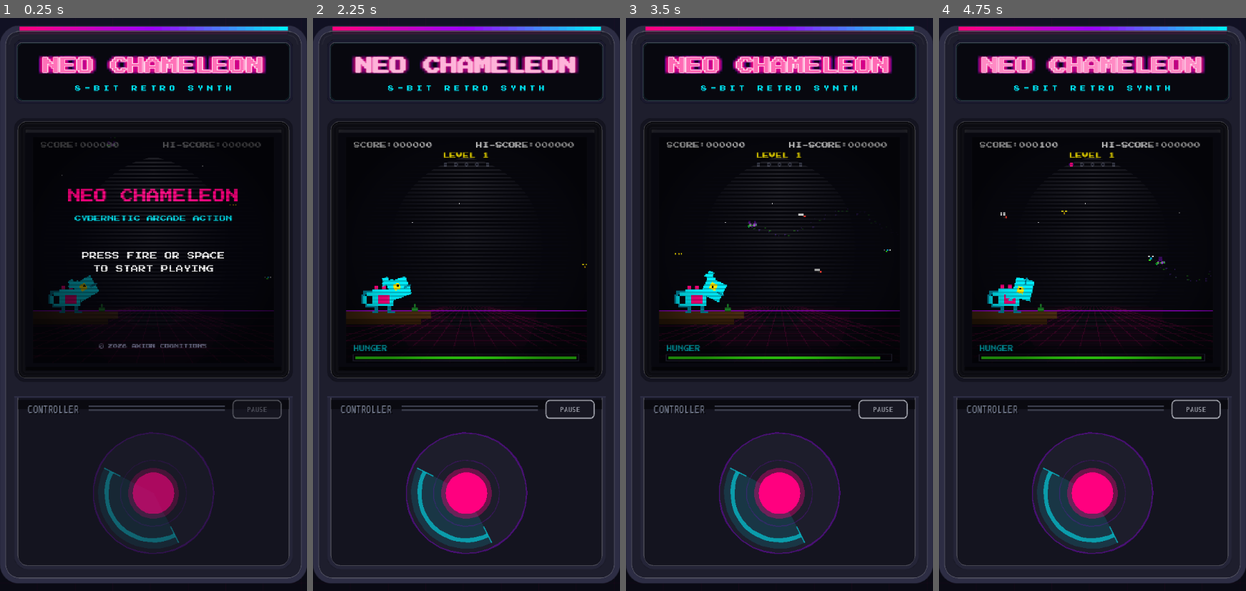
Above: before the commit, frames 1-4 (left to right).
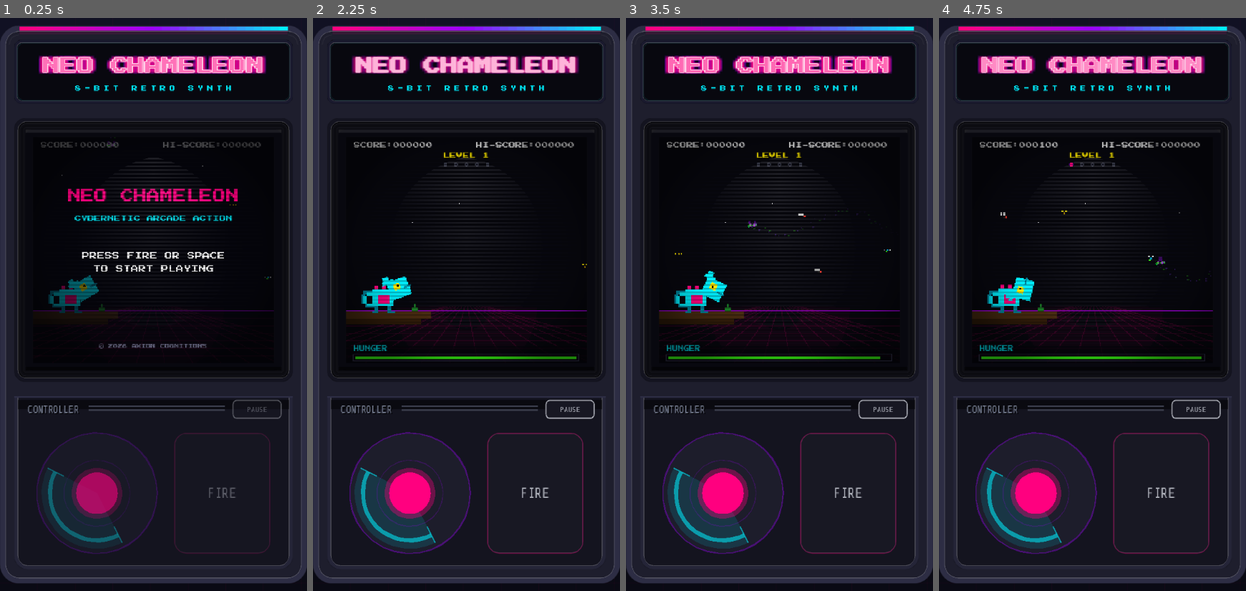
Above: after the commit, the same moments.

Repository: nyapp/chameleon
Game: Godot game, scene res://scenes/CabinetScene.tscn
Two runs of this game, one before a commit and one after it. Both use one fixed random seed, a clock stepped at 60 frames per second and the inputs below.
Inputs (mouse positions are in pixels of both pictures, inside the frame that each line leads up to):
- Up to frame 1 (0.25 s): no input
- Up to frame 2 (2.25 s): tap Enter at 0.5 s; drag from (466, 493) to (497, 178) at 0.52 s; drag from (570, 407) to (451, 419) at 1.27 s; move the mouse to (497, 178) at 2.02 s; hold Right (aim_right) from 2.03 s (still down); click (497, 178) at 2.17 s
- Up to frame 3 (3.5 s): release Right (aim_right) at 2.75 s; drag from (764, 419) to (687, 218) at 2.77 s
- Up to frame 4 (4.75 s): move the mouse to (1184, 390) at 3.52 s; hold Down (aim_down) 3.53-4.25 s; click (1184, 390) at 3.67 s; tap Space at 3.77 s; drag from (1000, 218) to (1046, 161) at 4.27 s

The runs differ from the first frame. In frame 1, 3.7% of the frame differs, in the area x 11-89%, y 72-94%; in frame 2, 6.2%; in frame 3, 6.2%; in frame 4, 6.2%.

Commit message:
feat: add CabinetFireButton to CabinetScene, update layout for improved control positioning, and implement fire button functionality in game logic

Diff:
--- a/scenes/CabinetScene.tscn
+++ b/scenes/CabinetScene.tscn
@@ -9,6 +9,7 @@
 [ext_resource type="Script" uid="uid://bhj87lcup12po" path="res://scripts/CabinetControlDeck.gd" id="7_deck"]
 [ext_resource type="Script" uid="uid://0nkjlt4rcl4m" path="res://scripts/VirtualAnalogStick.gd" id="8_stick"]
 [ext_resource type="Script" uid="uid://horu74i16gws" path="res://scripts/CabinetPauseButton.gd" id="9_pause"]
+[ext_resource type="Script" uid="uid://d0j5vojbokfc" path="res://scripts/CabinetFireButton.gd" id="11_fire"]
 [ext_resource type="Script" uid="uid://c6qghfvyxr05g" path="res://scripts/CabinetPauseOverlay.gd" id="10_pause_overlay"]
 
 [sub_resource type="ShaderMaterial" id="ShaderMaterial_crt"]
@@ -107,11 +108,20 @@
 [node name="VirtualAnalogStick" type="Control" parent="CabinetInner/ControlDeck" unique_id=1690637287]
 custom_minimum_size = Vector2(128, 128)
 anchors_preset = 0
-offset_left = 84.0
+offset_left = 24.0
 offset_top = 39.0
-offset_right = 212.0
+offset_right = 152.0
 offset_bottom = 167.0
 script = ExtResource("8_stick")
+
+[node name="CabinetFireButton" type="Control" parent="CabinetInner/ControlDeck"]
+custom_minimum_size = Vector2(102, 128)
+anchors_preset = 0
+offset_left = 170.0
+offset_top = 39.0
+offset_right = 272.0
+offset_bottom = 167.0
+script = ExtResource("11_fire")
 
 [node name="CabinetPauseButton" type="Control" parent="CabinetInner/ControlDeck" unique_id=1325334087]
 z_index = 10
--- /dev/null
+++ b/scripts/CabinetFireButton.gd
@@ -0,0 +1,179 @@
+## CabinetFireButton.gd
+## コントロールデッキ右側の FIRE ボタン（スティック同高・角丸）。
+
+@tool
+extends Control
+class_name CabinetFireButton
+
+const CabinetFontsScript := preload("res://scripts/CabinetFonts.gd")
+
+signal pressed
+
+@export var panel_size: Vector2 = Vector2(102.0, 128.0):
+	set(value):
+		panel_size = Vector2(maxi(value.x, 48.0), maxi(value.y, 64.0))
+		_update_size()
+
+@export var corner_radius: float = 12.0:
+	set(value):
+		corner_radius = value
+		queue_redraw()
+
+@export var label_text: String = "FIRE":
+	set(value):
+		label_text = value
+		queue_redraw()
+
+@export var font_size: int = 14:
+	set(value):
+		font_size = value
+		queue_redraw()
+
+@export var accent_color: Color = Color(1.0, 0.0, 0.498): # #ff007f
+	set(value):
+		accent_color = value
+		queue_redraw()
+
+@export var idle_bg_color: Color = Color(0.094, 0.094, 0.141, 0.92):
+	set(value):
+		idle_bg_color = value
+		queue_redraw()
+
+@export var pressed_bg_color: Color = Color(0.063, 0.063, 0.102, 0.92):
+	set(value):
+		pressed_bg_color = value
+		queue_redraw()
+
+var _pressed_visual: bool = false
+var _last_press_frame: int = -1
+
+func _ready() -> void:
+	_update_size()
+	mouse_filter = Control.MOUSE_FILTER_STOP
+	if not Engine.is_editor_hint():
+		GameState.state_changed.connect(_on_state_changed)
+	queue_redraw()
+
+func _on_state_changed(_new_state: String) -> void:
+	queue_redraw()
+
+func _font() -> Font:
+	return CabinetFontsScript.get_mono_font()
+
+func set_panel_height(height: float) -> void:
+	set_panel_size(Vector2(panel_size.x, height))
+
+func set_panel_size(dim: Vector2) -> void:
+	panel_size = dim
+	_update_size()
+
+func _update_size() -> void:
+	custom_minimum_size = panel_size
+	size = panel_size
+	queue_redraw()
+
+func _button_rect() -> Rect2:
+	return Rect2(Vector2.ZERO, size)
+
+func _process(_delta: float) -> void:
+	if Engine.is_editor_hint():
+		return
+	var playing: bool = GameState.state == "PLAYING"
+	modulate.a = 1.0 if playing else 0.45
+	mouse_filter = Control.MOUSE_FILTER_STOP if playing else Control.MOUSE_FILTER_IGNORE
+
+func _gui_input(event: InputEvent) -> void:
+	if Engine.is_editor_hint():
+		return
+	if GameState.state != "PLAYING":
+		return
+
+	var local_pos := Vector2.ZERO
+	if event is InputEventScreenTouch:
+		local_pos = event.position
+	elif event is InputEventMouseButton:
+		local_pos = event.position
+	else:
+		return
+
+	if not _button_rect().has_point(local_pos):
+		return
+
+	if DisplayServer.is_touchscreen_available():
+		if event is InputEventScreenTouch:
+			_handle_touch(event)
+	elif event is InputEventMouseButton and event.button_index == MOUSE_BUTTON_LEFT:
+		_handle_mouse(event)
+
+func _handle_touch(event: InputEventScreenTouch) -> void:
+	if event.pressed:
+		_set_pressed_visual(true)
+		_emit_pressed_once()
+		accept_event()
+	else:
+		_set_pressed_visual(false)
+		accept_event()
+
+func _handle_mouse(event: InputEventMouseButton) -> void:
+	if event.pressed:
+		_set_pressed_visual(true)
+		_emit_pressed_once()
+		accept_event()
+	else:
+		_set_pressed_visual(false)
+		accept_event()
+
+func _set_pressed_visual(down: bool) -> void:
+	if _pressed_visual == down:
+		return
+	_pressed_visual = down
+	queue_redraw()
+
+func _emit_pressed_once() -> void:
+	var frame := Engine.get_process_frames()
+	if frame == _last_press_frame:
+		return
+	_last_press_frame = frame
+	HapticManager.play_ui_tap()
+	pressed.emit()
+
+func _centered_baseline(font: Font, text: String, font_size_px: int, area: Rect2) -> float:
+	var text_size := font.get_string_size(text, HORIZONTAL_ALIGNMENT_LEFT, -1, font_size_px)
+	var descent := font.get_descent(font_size_px)
+	return area.position.y + (area.size.y - text_size.y) * 0.5 + text_size.y - descent
+
+func _draw() -> void:
+	var btn := _button_rect()
+	var inset := 0.5 if _pressed_visual else 0.0
+	var button_rect := btn.grow(-inset)
+
+	var idle_outline := Color(0.722, 0.733, 0.769)
+	var muted_accent := Color(accent_color.r, accent_color.g, accent_color.b, 0.42)
+
+	var ring := muted_accent
+	var fill := idle_bg_color
+	var label_col := idle_outline
+
+	if _pressed_visual:
+		fill = pressed_bg_color
+		ring = Color(accent_color.r, accent_color.g, accent_color.b, 0.72)
+		label_col = Color(accent_color.r, accent_color.g, accent_color.b, 0.82)
+
+	_draw_rounded_rect(button_rect, fill, corner_radius, true)
+	_draw_rounded_rect(button_rect, ring, corner_radius, false, 1.0)
+
+	var font := _font()
+	var label_y := _centered_baseline(font, label_text, font_size, btn)
+	draw_string(font, Vector2(0.0, label_y), label_text,
+		HORIZONTAL_ALIGNMENT_CENTER, int(btn.size.x), font_size, label_col)
+
+func _draw_rounded_rect(rect: Rect2, color: Color, radius: float, filled: bool, line_width: float = 1.0) -> void:
+	var style := StyleBoxFlat.new()
+	style.set_corner_radius_all(maxi(int(radius), 0))
+	if filled:
+		style.bg_color = color
+	else:
+		style.bg_color = Color.TRANSPARENT
+		style.border_color = color
+		style.set_border_width_all(maxi(int(line_width), 1))
+	style.draw(get_canvas_item(), rect)
--- a/scripts/CabinetScene.gd
+++ b/scripts/CabinetScene.gd
@@ -51,6 +51,7 @@
 @onready var cabinet_inner: Control = $CabinetInner
 @onready var game_viewport: SubViewport = $CabinetInner/ScreenBezel/SubViewportContainer/GameSubViewport
 @onready var virtual_analog_stick: VirtualAnalogStick = $CabinetInner/ControlDeck/VirtualAnalogStick
+@onready var fire_button: CabinetFireButton = $CabinetInner/ControlDeck/CabinetFireButton
 @onready var pause_button: CabinetPauseButton = $CabinetInner/ControlDeck/CabinetPauseButton
 @onready var pause_overlay: Control = $CabinetInner/ScreenBezel/CabinetPauseOverlay
 
@@ -74,7 +75,7 @@
 		call_deferred("_apply_layout")
 
 func _apply_layout() -> void:
-	if cabinet_inner == null or virtual_analog_stick == null or pause_button == null or pause_overlay == null:
+	if cabinet_inner == null or virtual_analog_stick == null or fire_button == null or pause_button == null or pause_overlay == null:
 		return
 
 	var vp_size := get_viewport_rect().size
@@ -133,15 +134,31 @@
 	deck.position = Vector2(pad, y_control)
 	deck.size = Vector2(inner_w, control_deck_h)
 
+	_layout_control_deck_controls(inner_w)
+
+	_layout_pause_button(deck, inner_w)
+
+func _layout_control_deck_controls(inner_w: float) -> void:
+	const CONTENT_PAD_X := 24.0
+	const STICK_FIRE_GAP := 18.0
+
 	var stick_size := _stick_size()
 	var content_h := float(control_deck_h) - float(GameLayout.CONTROL_DECK_HEADER_H)
-	var stick_y := float(GameLayout.CONTROL_DECK_HEADER_H) + maxf(0.0, (content_h - stick_size.y) * 0.5)
-	virtual_analog_stick.position = Vector2(
-		(inner_w - stick_size.x) * 0.5,
-		stick_y
-	)
-
-	_layout_pause_button(deck, inner_w)
+	var content_y := float(GameLayout.CONTROL_DECK_HEADER_H)
+
+	var stick_y := content_y + maxf(0.0, (content_h - stick_size.y) * 0.5)
+	var stick_x := CONTENT_PAD_X
+	var fire_w := inner_w - CONTENT_PAD_X * 2.0 - stick_size.x - STICK_FIRE_GAP
+	fire_w = maxf(fire_w, 88.0)
+
+	fire_button.set_panel_size(Vector2(fire_w, stick_size.y))
+	var fire_size := fire_button.size
+
+	var fire_x := inner_w - CONTENT_PAD_X - fire_size.x
+
+	virtual_analog_stick.position = Vector2(stick_x, stick_y)
+	fire_button.position = Vector2(fire_x, stick_y)
+	fire_button.z_index = 5
 
 func _layout_pause_button(deck: Control, _inner_w: float) -> void:
 	if pause_button == null:
@@ -181,6 +198,11 @@
 	var diameter := virtual_analog_stick.radius * 2.0
 	return Vector2(diameter, diameter)
 
+func _fire_button_size() -> Vector2:
+	if fire_button.size.x > 0.0 and fire_button.size.y > 0.0:
+		return fire_button.size
+	return fire_button.panel_size
+
 func _connect_game() -> void:
 	await get_tree().process_frame
 	_main_scene = game_viewport.get_node_or_null("MainScene")
@@ -200,12 +222,18 @@
 	virtual_analog_stick.aim_changed.connect(_on_stick_aim_changed)
 	virtual_analog_stick.released.connect(_on_stick_released)
 	pause_button.pressed.connect(_on_pause_button_pressed)
+	fire_button.pressed.connect(_on_fire_button_pressed)
 
 func _on_pause_button_pressed() -> void:
 	var main_scene := _get_main_scene()
 	if main_scene and main_scene.has_method("toggle_pause_menu"):
 		main_scene.toggle_pause_menu()
 		HapticManager.play_ui_tap()
+
+func _on_fire_button_pressed() -> void:
+	var main_scene := _get_main_scene()
+	if main_scene and main_scene.has_method("on_fire_pressed"):
+		main_scene.on_fire_pressed()
 
 func _on_stick_pressed() -> void:
 	var main_scene := _get_main_scene()
--- a/scripts/MainScene.gd
+++ b/scripts/MainScene.gd
@@ -71,6 +71,9 @@
 	chameleon.target_angle = clamp(desired, Chameleon.ANGLE_MIN, Chameleon.ANGLE_MAX)
 	chameleon.angle = chameleon.target_angle
 	has_mouse_target = false
+	_trigger_shoot()
+
+func on_fire_pressed() -> void:
 	_trigger_shoot()
 
 # ─── ブートアニメ ────────────────────────────────────────────
Not shown, added: scripts/CabinetFireButton.gd.uid
